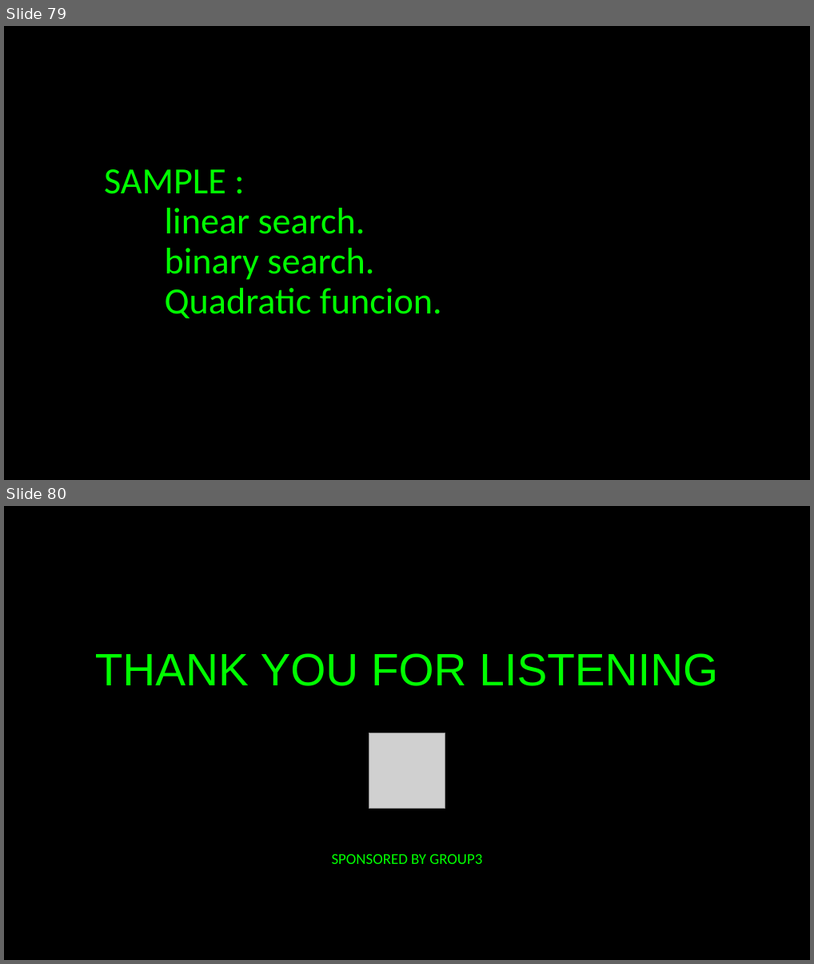
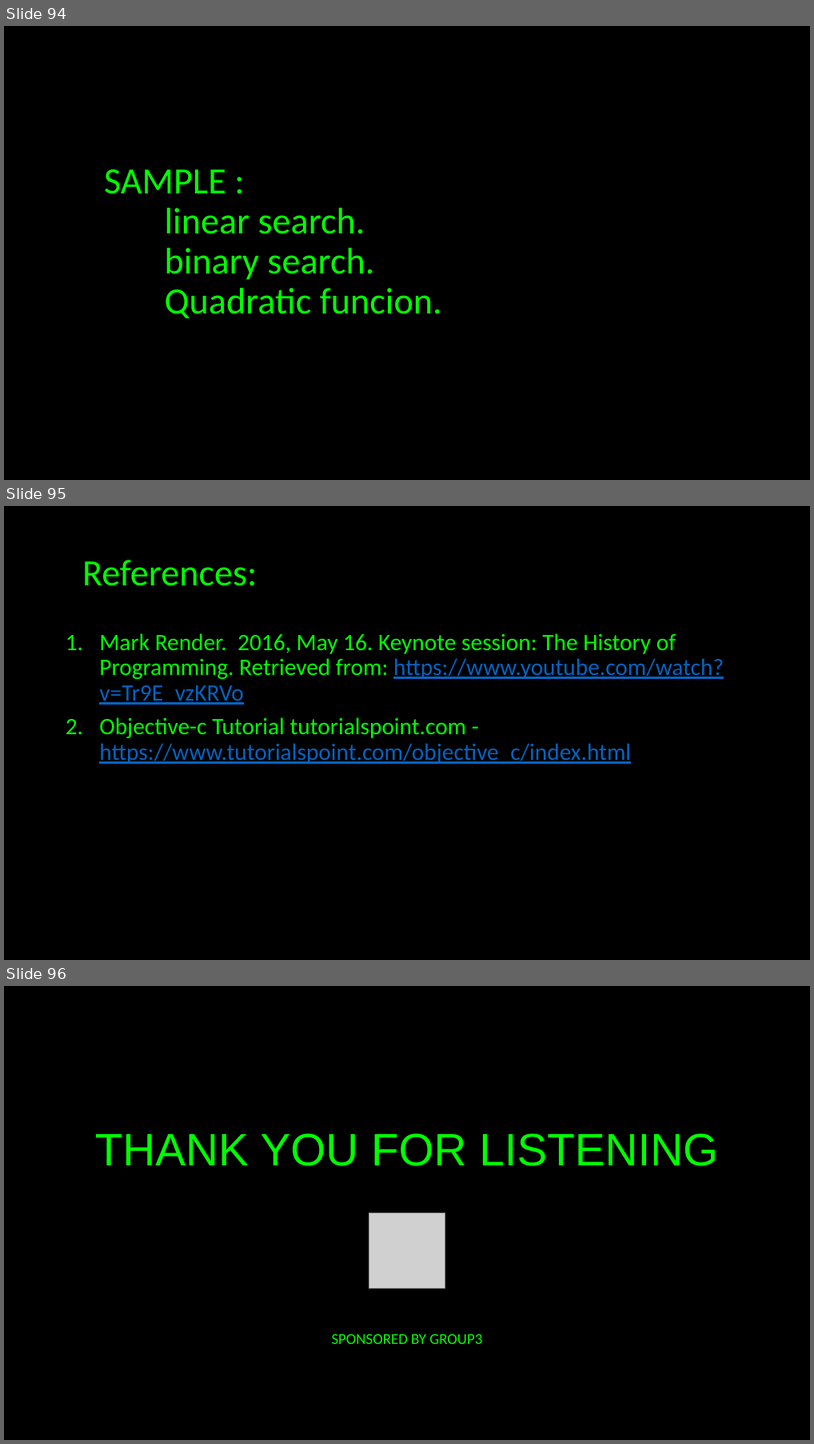
Before and after one commit to JustCodeandChill/Objective-C-presentation, a slide deck: OBJECTIVE-C.pptx. Shown one above the other, each under a label of ours: slides 79 and 80 before the commit, slides 94, 95 and 96 after it. The pictures are 814x964 and 814x1444 pixels, drawn with LibreOffice and Linux fonts; fonts in the diff are those of the drawing; grey boxes stand for pictures. Boxes give left, top, right and bottom in pixels: in the first picture for what was removed or moved away, otherwise in the second. Text is boxed around its words. In the diff, an @@ line names an element or a change of style, - is before the commit and + after.

```diff
--- a/OBJECTIVE-C.pptx
+++ b/OBJECTIVE-C.pptx
@@ slide 95 added at box(4, 506, 810, 960), background #000000 @@
@@ title added at box(82, 560, 257, 586), 44 pt, text #00FF00 @@
+References:
@@ text added at box(99, 633, 724, 764), 28 pt, text #00FF00 @@
+1. Mark Render. 2016, May 16. Keynote session: The History of Programming. Retrieved from: https://www.youtube.com/watch?v=Tr9E_vzKRVo
+2. Objective-c Tutorial tutorialspoint.com - https://www.tutorialspoint.com/objective_c/index.html
@@ what was slide 79 is now slide 94 @@
@@ what was slide 80 is now slide 96 @@
```
Also in this commit, not shown: 4 slides changed, 15 other slides added.
